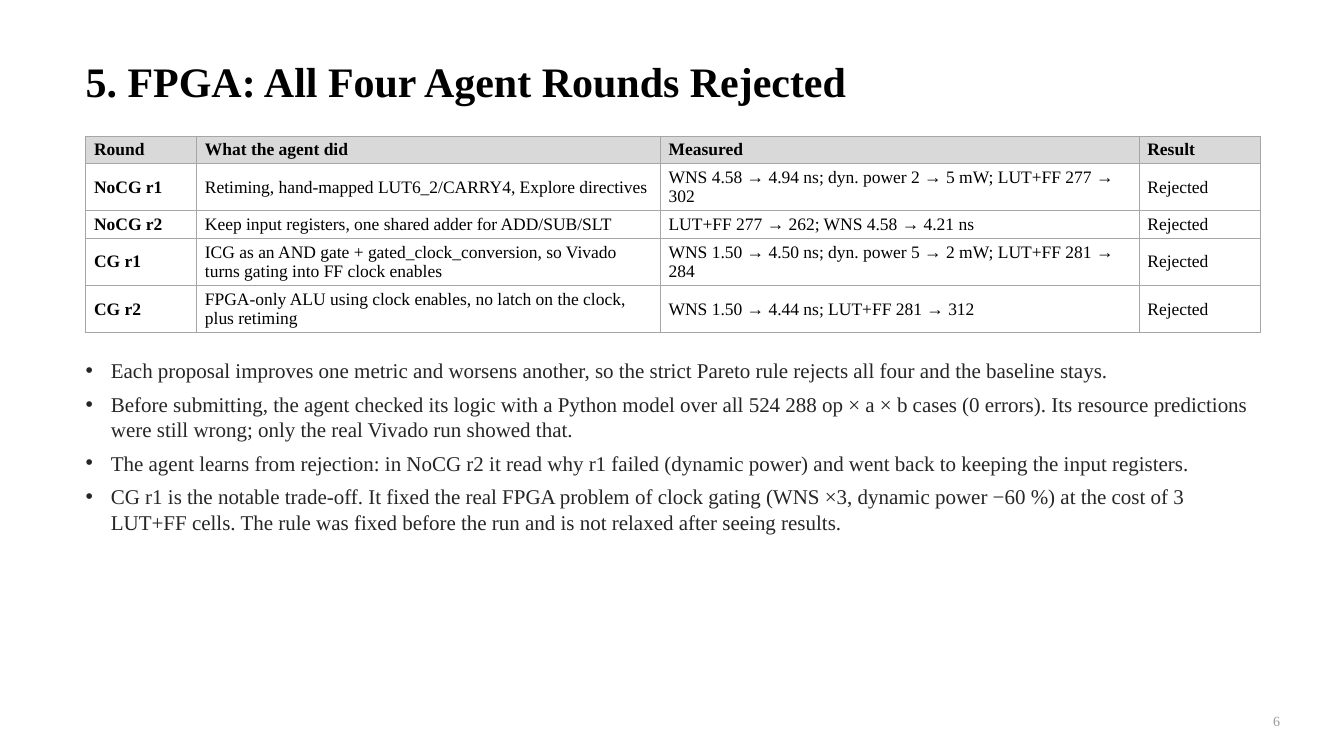
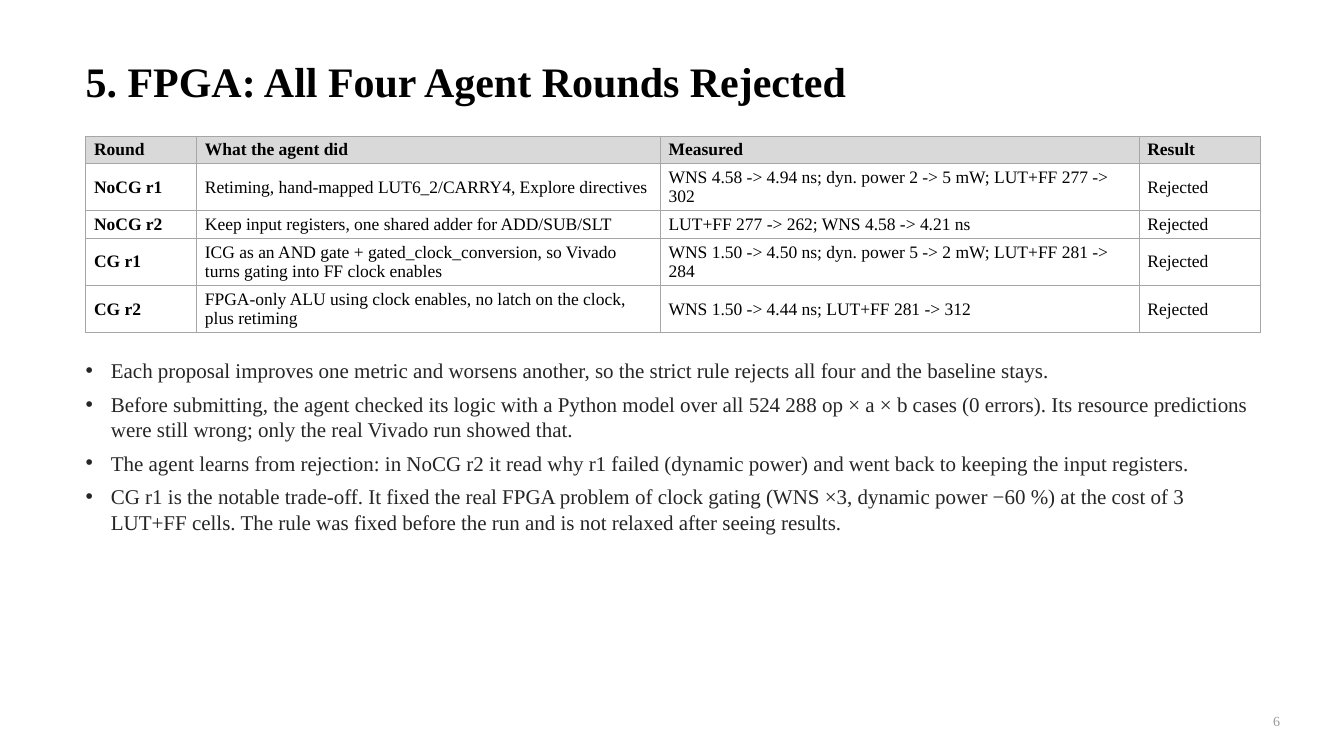
Before and after one commit to chipchip-tech/CHIA-workflow, a slide deck: slide 6 of projects/demo-alu/report/ProgressReport_22-11.pptx. Drawn at 1344x756 pixels with LibreOffice and Linux fonts; fonts in the diff are those of the drawing. Boxes give left, top, right and bottom in pixels: in the first picture for what was removed or moved away, otherwise in the second. Text is boxed around its words. In the diff, an @@ line names an element or a change of style, - is before the commit and + after.

```diff
--- a/projects/demo-alu/report/ProgressReport_22-11.pptx
+++ b/projects/demo-alu/report/ProgressReport_22-11.pptx
@@ table at (86,136,1260,332) @@
-row 2, column 3: WNS 4.58 → 4.94 ns; dyn. power 2 → 5 mW; LUT+FF 277 → 302
+row 2, column 3: WNS 4.58 -> 4.94 ns; dyn. power 2 -> 5 mW; LUT+FF 277 -> 302
-row 3, column 3: LUT+FF 277 → 262; WNS 4.58 → 4.21 ns
+row 3, column 3: LUT+FF 277 -> 262; WNS 4.58 -> 4.21 ns
-row 4, column 3: WNS 1.50 → 4.50 ns; dyn. power 5 → 2 mW; LUT+FF 281 → 284
+row 4, column 3: WNS 1.50 -> 4.50 ns; dyn. power 5 -> 2 mW; LUT+FF 281 -> 284
-row 5, column 3: WNS 1.50 → 4.44 ns; LUT+FF 281 → 312
+row 5, column 3: WNS 1.50 -> 4.44 ns; LUT+FF 281 -> 312
@@ text at (111,363,1048,383): text changed @@
-• Each proposal improves one metric and worsens another, so the strict Pareto rule rejects all four and the baseline stays.
+• Each proposal improves one metric and worsens another, so the strict rule rejects all four and the baseline stays.
```
Also in this commit, not shown: 7 other slides changed, 5 other files.
